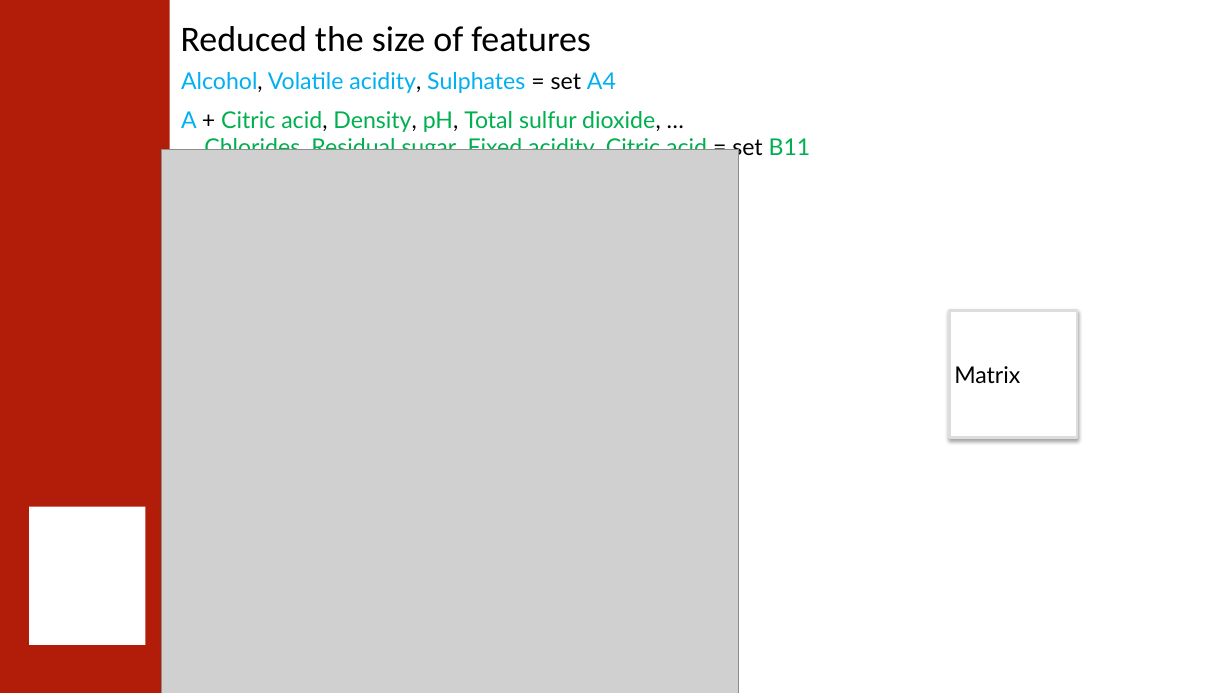
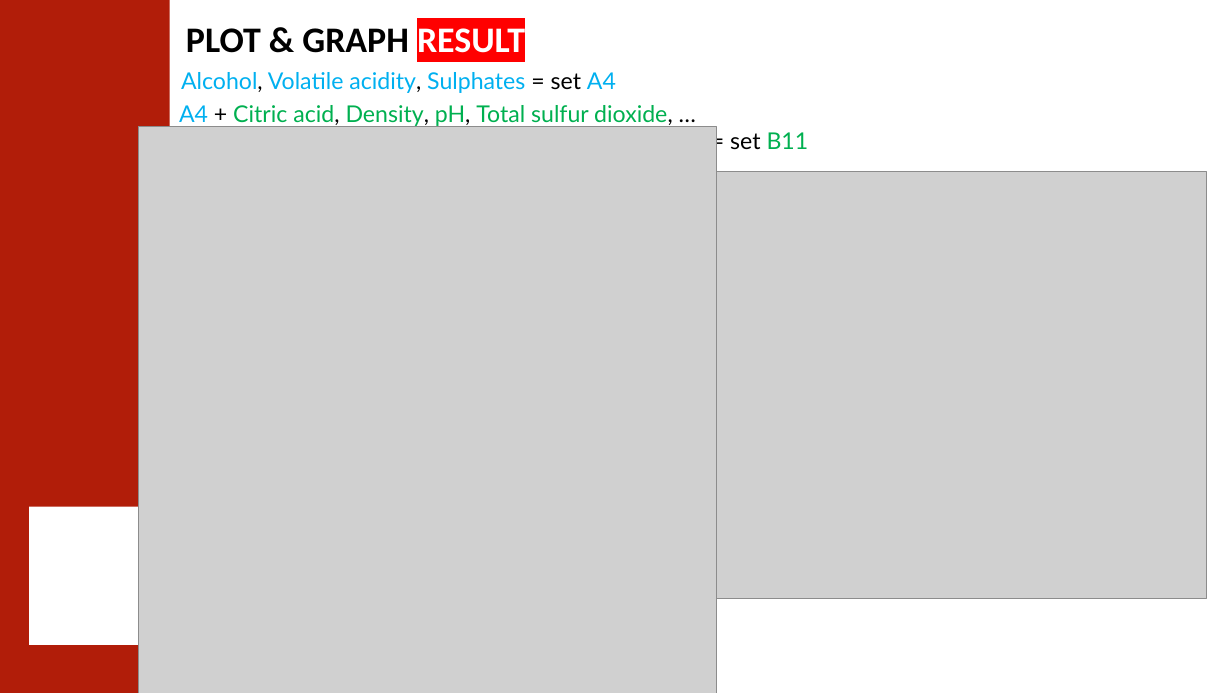
Before and after one commit to 0ZGAnetwork/WineQualityProject, a slide deck: slide 11 of Wine quality classification using Artificial Neural Network.pptx (slide 10 before the commit). Drawn at 1232x693 pixels with LibreOffice and Linux fonts; fonts in the diff are those of the drawing; grey boxes stand for pictures; background and template pictures are left out. Boxes give left, top, right and bottom in pixels: in the first picture for what was removed or moved away, otherwise in the second. Text is boxed around its words. In the diff, an @@ line names an element or a change of style, - is before the commit and + after.

```diff
--- a/Wine quality classification using Artificial Neural Network.pptx
+++ b/Wine quality classification using Artificial Neural Network.pptx
@@ text at [186, 28, 525, 53]: text changed; bold on @@
-Reduced the size of features
+PLOT & GRAPH RESULT
@@ text at [179, 105, 673, 127]: text changed @@
-A + Citric acid, Density, pH, Total sulfur dioxide, …
+A4 + Citric acid, Density, pH, Total sulfur dioxide, …
@@ picture: place and size @@
-picture at [162, 149, 739, 693]
+picture at [139, 127, 716, 693]
@@ picture added at [676, 171, 1206, 599] @@
@@ rectangle removed at [950, 311, 1078, 438] @@
-Matrix
```
Also in this commit, not shown: 4 other slides changed, 1 slide added, 2 slides removed, 13 other files.
